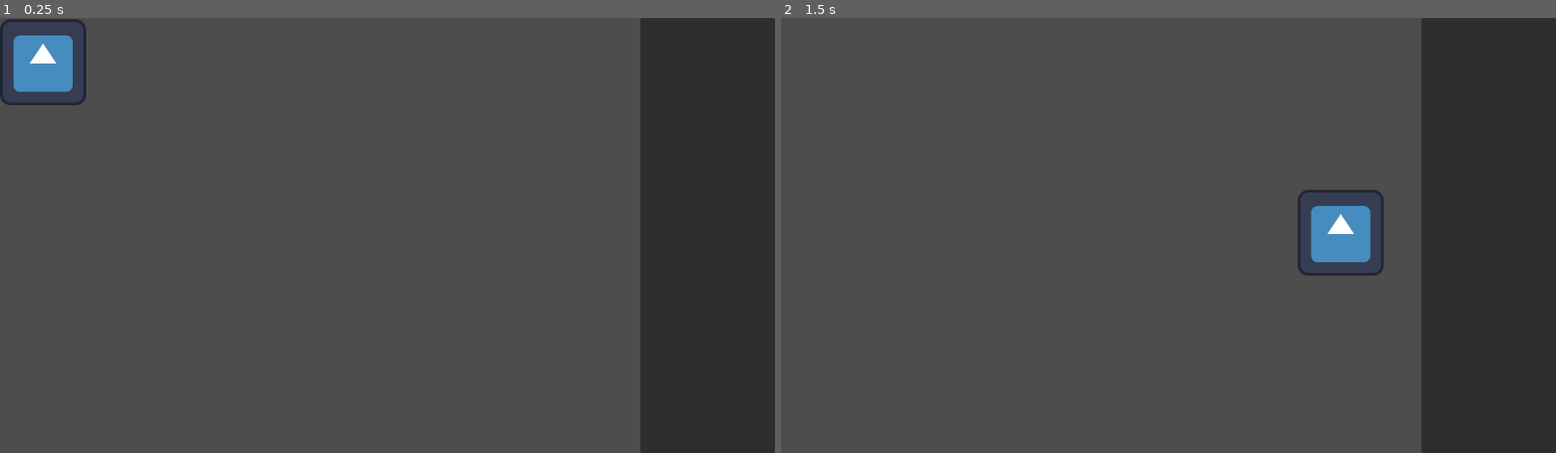
Above: before the commit, frames 1-2 (left to right).
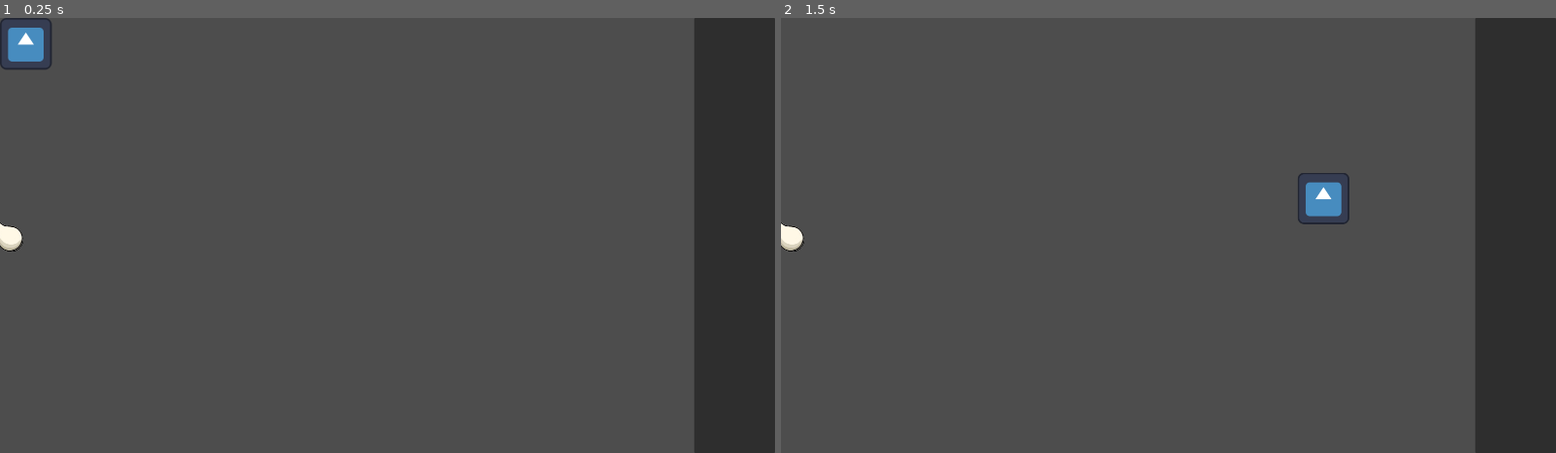
Above: after the commit, the same moments.

Repository: Vodka-Games/Scam-Tower-Defense
Game: Godot game, scene res://Main.tscn
The game is run twice, just before and just after one commit, with the same random seed, the same clock (stepped at 60 frames per second) and the same inputs. The engine's default icon, where the game draws it, is replaced by a stand-in: a white triangle on a blue panel in a dark square.
Inputs (mouse positions are in pixels of both pictures, inside the frame that each line leads up to):
- Up to frame 1 (0.25 s): no input
- Up to frame 2 (1.5 s): tap Enter at 0.5 s; move the mouse to (1339, 213) at 0.52 s; click (1339, 213) at 0.67 s; tap Space at 1.25 s; move the mouse to (1013, 257) at 1.27 s; click (1013, 257) at 1.42 s

The runs differ from the first frame. In frame 1, 8.2% of the frame differs, in the area x 0-90%, y 0-100%; in frame 2, 8.5%.

Commit message:
Add enemy scheduler

Diff:
--- a/Main.tscn
+++ b/Main.tscn
@@ -1,8 +1,19 @@
-[gd_scene load_steps=4 format=3 uid="uid://dxnf3klxl5wf1"]
+[gd_scene load_steps=8 format=3 uid="uid://dxnf3klxl5wf1"]
 
 [ext_resource type="PackedScene" uid="uid://emsjesr7jd4j" path="res://tower/basic_tower.tscn" id="1_8fkri"]
+[ext_resource type="Texture2D" uid="uid://dmftt8lyryysr" path="res://icon.svg" id="1_caopj"]
 [ext_resource type="Script" path="res://TowerInstaller.gd" id="1_ic3rl"]
-[ext_resource type="PackedScene" uid="uid://dp28yj0vcdrlr" path="res://enemy/basic_enemy.tscn" id="3_0jexe"]
+[ext_resource type="PackedScene" uid="uid://ok2icsy37jau" path="res://enemy/basic_enemy.tscn" id="3_0jexe"]
+[ext_resource type="PackedScene" uid="uid://cnxkmwfybdk8a" path="res://map/lv_1_path.tscn" id="3_o8hi5"]
+
+[sub_resource type="TileSetAtlasSource" id="TileSetAtlasSource_024ss"]
+texture = ExtResource("1_caopj")
+texture_region_size = Vector2i(96, 96)
+0:0/0 = 0
+
+[sub_resource type="TileSet" id="TileSet_cn83p"]
+tile_size = Vector2i(96, 96)
+sources/1 = SubResource("TileSetAtlasSource_024ss")
 
 [node name="Main" type="Node2D"]
 
@@ -25,6 +36,19 @@
 
 [node name="EnemySpawner" type="Node2D" parent="."]
 
-[node name="BasicEnemy" parent="EnemySpawner" instance=ExtResource("3_0jexe")]
+[node name="LvPath" parent="EnemySpawner" instance=ExtResource("3_o8hi5")]
+
+[node name="PathFollow2D" type="PathFollow2D" parent="EnemySpawner/LvPath"]
+position = Vector2(5, 528)
+rotation = 0.00793634
+
+[node name="BasicEnemy" parent="EnemySpawner/LvPath/PathFollow2D" instance=ExtResource("3_0jexe")]
+rotation = -0.00793634
+
+[node name="TileMap" type="TileMap" parent="."]
+visible = false
+tile_set = SubResource("TileSet_cn83p")
+format = 2
+layer_0/tile_data = PackedInt32Array(327680, 1, 0, 327681, 1, 0, 327683, 1, 0, 327682, 1, 0, 327684, 1, 0, 327686, 1, 0, 327685, 1, 0, 262150, 1, 0, 196614, 1, 0, 131078, 1, 0, 131080, 1, 0, 131079, 1, 0, 131081, 1, 0, 131082, 1, 0, 196618, 1, 0, 262154, 1, 0, 327690, 1, 0, 393226, 1, 0, 458762, 1, 0, 524298, 1, 0, 524299, 1, 0, 524300, 1, 0, 524301, 1, 0, 524302, 1, 0, 524303, 1, 0, 524304, 1, 0, 524305, 1, 0, 524306, 1, 0, 524307, 1, 0)
 
 [connection signal="gui_input" from="TowerUI/Panel" to="TowerInstaller" method="_on_panel_gui_input"]
--- a/enemy/basic_enemy.tscn
+++ b/enemy/basic_enemy.tscn
@@ -1,3 +1,14 @@
-[gd_scene format=3 uid="uid://ok2icsy37jau"]
+[gd_scene load_steps=3 format=3 uid="uid://ok2icsy37jau"]
+
+[ext_resource type="Texture2D" uid="uid://nhnsmi6iyq4o" path="res://enemy/basic_fraud.png" id="1_xiwwu"]
+
+[sub_resource type="CircleShape2D" id="CircleShape2D_8qxmd"]
+radius = 64.0
 
 [node name="BasicEnemy" type="Area2D"]
+
+[node name="CollisionShape2D" type="CollisionShape2D" parent="."]
+shape = SubResource("CircleShape2D_8qxmd")
+
+[node name="Sprite" type="Sprite2D" parent="."]
+texture = ExtResource("1_xiwwu")
--- /dev/null
+++ b/map/enemy_scheduler.tscn
@@ -0,0 +1,9 @@
+[gd_scene format=3 uid="uid://b622ebde3g720"]
+
+[node name="EnemyScheduler" type="PathFollow2D"]
+position = Vector2(5, 528)
+rotation = 0.00793634
+
+[node name="_Timer_165529" type="Timer" parent="."]
+wait_time = 0.2
+one_shot = true
--- /dev/null
+++ b/map/lv_1_path.tscn
@@ -0,0 +1,10 @@
+[gd_scene load_steps=2 format=3 uid="uid://cnxkmwfybdk8a"]
+
+[sub_resource type="Curve2D" id="Curve2D_7xgc7"]
+_data = {
+"points": PackedVector2Array(0, 0, 0, 0, 5, 528, 0, 0, 0, 0, 635, 533, 0, 0, 0, 0, 636, 247, 0, 0, 0, 0, 1021, 251, 0, 0, 0, 0, 1022, 831, 0, 0, 0, 0, 1921, 830)
+}
+point_count = 6
+
+[node name="LvPath" type="Path2D"]
+curve = SubResource("Curve2D_7xgc7")
--- a/project.godot
+++ b/project.godot
@@ -14,3 +14,8 @@
 run/main_scene="res://Main.tscn"
 config/features=PackedStringArray("4.1", "Forward Plus")
 config/icon="res://icon.svg"
+
+[display]
+
+window/size/viewport_width=1920
+window/size/viewport_height=1080
--- a/tower/basic_tower.tscn
+++ b/tower/basic_tower.tscn
@@ -1,10 +1,9 @@
 [gd_scene load_steps=3 format=3 uid="uid://emsjesr7jd4j"]
 
-[ext_resource type="Texture2D" uid="uid://dmftt8lyryysr" path="res://icon.svg" id="1_sem7a"]
-[ext_resource type="Script" path="res://Tower.gd" id="2_0sh16"]
+[ext_resource type="Texture2D" uid="uid://dmftt8lyryysr" path="res://icon.svg" id="1_65ciw"]
+[ext_resource type="Script" path="res://Tower.gd" id="2_f4x70"]
 
 [node name="Tower" type="Sprite2D"]
-position = Vector2(0, 2)
-texture = ExtResource("1_sem7a")
+texture = ExtResource("1_65ciw")
 offset = Vector2(64, 64)
-script = ExtResource("2_0sh16")
+script = ExtResource("2_f4x70")
Binary file added: enemy/basic_fraud.png
Not shown, added: enemy/basic_fraud.png.import
